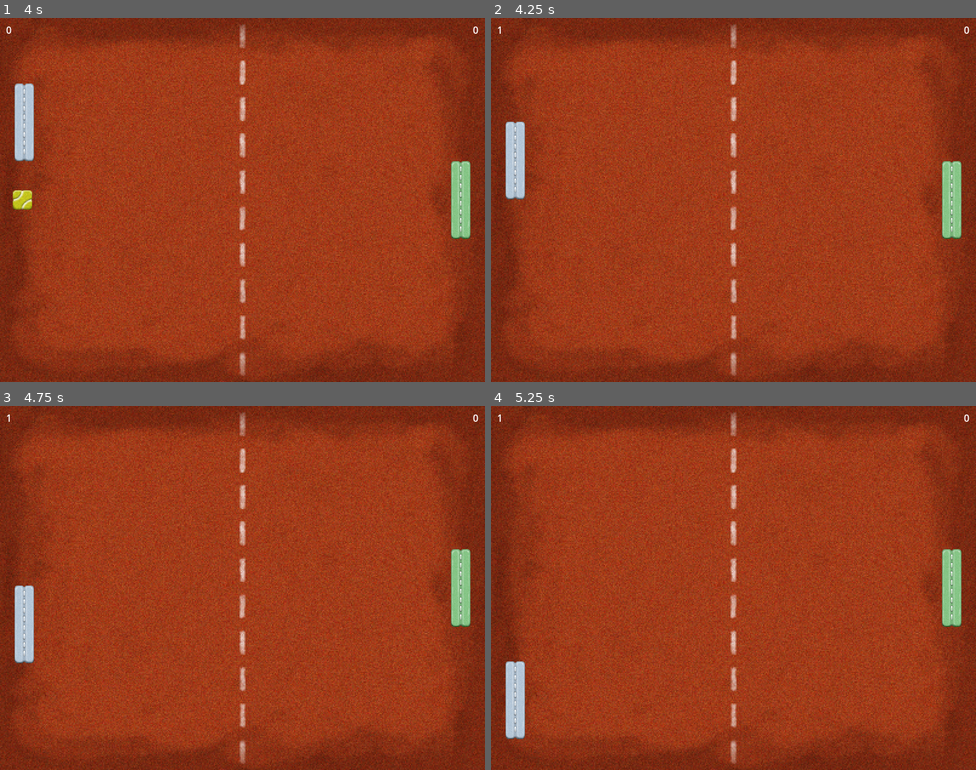
Above: before the commit, frames 1-4 (two rows, left to right).
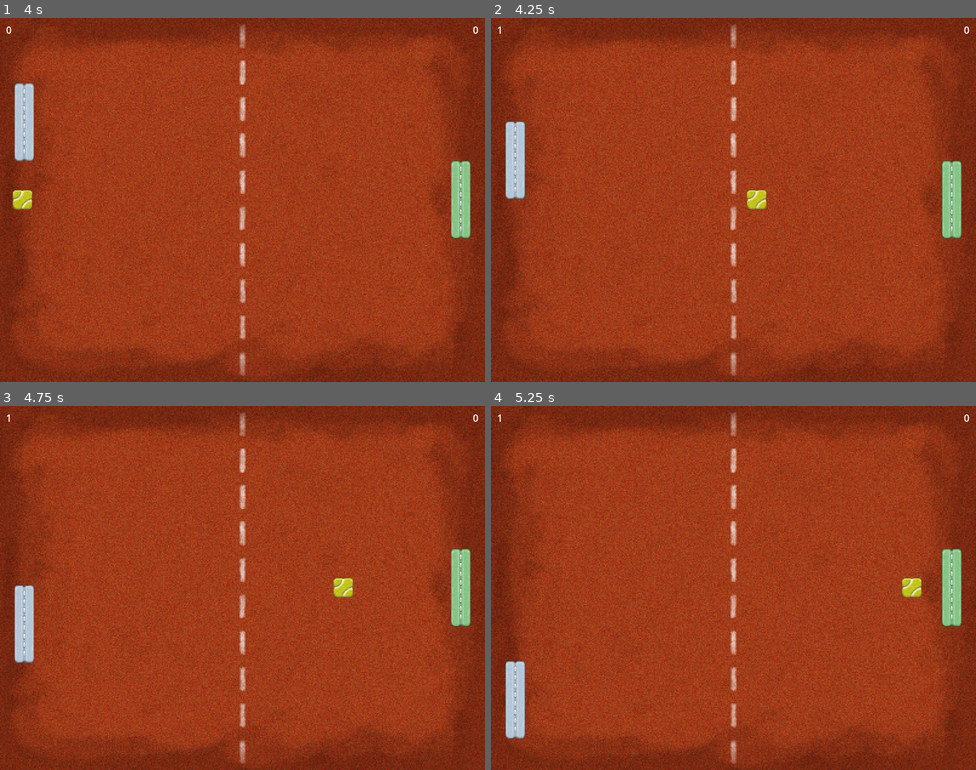
Above: after the commit, the same moments.

Repository: Koumarin/GDPong
Game: Godot game, scene res://scn/arena.tscn
The game is run twice, just before and just after one commit, with the same random seed, the same clock (stepped at 60 frames per second) and the same inputs.
Inputs:
- Up to frame 1 (4 s): hold W (player-one-up) 0.53-1.28 s; hold S (player-one-down) 1.28-2.03 s; hold W (player-one-up) 2.03-3.53 s; hold S (player-one-down) from 3.53 s (still down)
- Up to frame 2 (4.25 s): keep holding S (player-one-down)
- Up to frame 3 (4.75 s): keep holding S (player-one-down)
- Up to frame 4 (5.25 s): keep holding S (player-one-down)

Frame 1 is identical in both runs. In frame 2, 0.2% of the frame differs, in the area x 52-57%, y 47-53%; in frame 3, 0.2%; in frame 4, 0.2%.

Commit message:
Respawn the ball when it leaves the arena

Diff:
--- a/scn/arena.tscn
+++ b/scn/arena.tscn
@@ -3,8 +3,31 @@
 [ext_resource type="Texture2D" uid="uid://d2gdtjut5urmm" path="res://dat/spr/fancy-court.png" id="1_6yxsv"]
 [ext_resource type="PackedScene" uid="uid://bewwk2y3qelpx" path="res://scn/paddle.tscn" id="2_qlmy5"]
 [ext_resource type="Texture2D" uid="uid://c5pxxylru4frd" path="res://dat/spr/fancy-paddle-green.png" id="3_yryxx"]
-[ext_resource type="PackedScene" uid="uid://bb23dab7xfk5o" path="res://scn/ball.tscn" id="4_h28ej"]
 [ext_resource type="Script" path="res://src/ui.gd" id="5_b15ko"]
+
+[sub_resource type="GDScript" id="GDScript_ecofs"]
+script/source = "extends Node2D
+
+const ball_scene := preload('res://scn/ball.tscn')
+
+var _ball: RigidBody2D = null
+
+@onready var ball_start_position := %BallStartPosition
+
+func _ready() -> void:
+	_create_new_ball()
+
+func _create_new_ball() -> void:
+	_ball = ball_scene.instantiate()
+	_ball.position = ball_start_position.position
+
+	add_child(_ball)
+
+func _on_ball_left_arena(_body: Node2D) -> void:
+	_ball.queue_free()
+
+	_create_new_ball()
+"
 
 [sub_resource type="WorldBoundaryShape2D" id="WorldBoundaryShape2D_j1erk"]
 normal = Vector2(0, 1)
@@ -18,6 +41,7 @@
 normal = Vector2(-1, 0)
 
 [node name="Arena" type="Node2D"]
+script = SubResource("GDScript_ecofs")
 
 [node name="Background" type="TextureRect" parent="."]
 offset_right = 40.0
@@ -63,7 +87,10 @@
 [node name="Sprite2D" parent="Paddle2" index="0"]
 texture = ExtResource("3_yryxx")
 
-[node name="Ball" parent="." instance=ExtResource("4_h28ej")]
+[node name="BallStartPosition" type="Marker2D" parent="."]
+unique_name_in_owner = true
+position = Vector2(400, 300)
+gizmo_extents = 32.0
 
 [node name="UI" type="HBoxContainer" parent="."]
 offset_left = 10.0
@@ -84,7 +111,9 @@
 text = "0
 "
 
+[connection signal="body_entered" from="LeftGoal" to="." method="_on_ball_left_arena"]
 [connection signal="body_entered" from="LeftGoal" to="UI" method="_on_left_goal_body_entered"]
+[connection signal="body_entered" from="RightGoal" to="." method="_on_ball_left_arena"]
 [connection signal="body_entered" from="RightGoal" to="UI" method="_on_right_goal_body_entered"]
 
 [editable path="Paddle2"]
